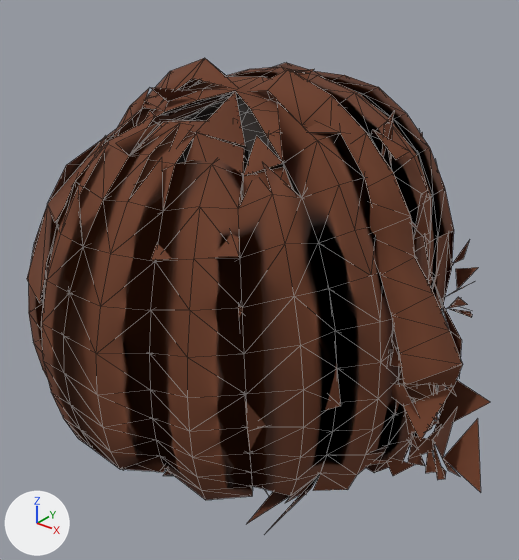
The glTF model art/characters/hair/full/hair_short_tufts.glb, before and after one commit.
Rendered twice from a 50 mm camera at (0.56, -0.735, 1.169) aimed at (-0.008, -0.025, 0.729). The axes (+X, +Y, +Z) are drawn at lower left. The lights are the same throughout. The picture after the commit comes second. Mesh edges are drawn as thin lines. Vertices at exactly the same position are counted once.

Before the edit, the objects in view are built like this:
```python
me_hair_short_tufts = bpy.data.meshes.new('hair_short_tufts')
me_hair_short_tufts.from_pydata(...)  # 1570 vertices, 1729 faces; spans x -0.379..0.372, y -0.357..0.254, z 0.418..1.029
# faces by material slot: [1417, 312]
me_hair_short_tufts.materials.append(mat_m_hair)
me_hair_short_tufts.materials.append(mat_m_haircap)
ob_hair_short_tufts = bpy.data.objects.new('hair_short_tufts', me_hair_short_tufts)
ob_hair_short_tufts.location = (0.0, 0.0, 0.0)
```
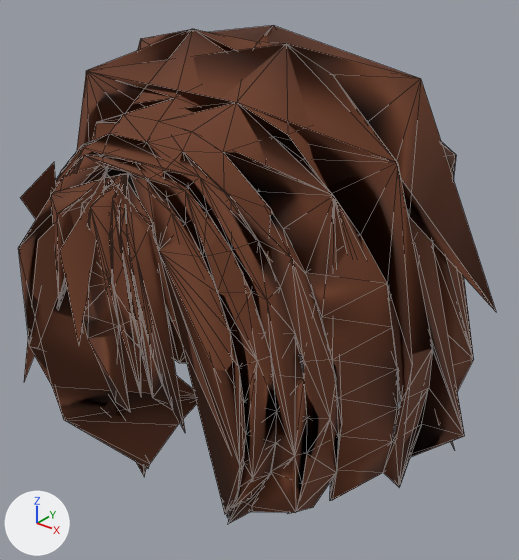
Pixel boxes [x1, y1, x2, y2] of what changed, in the pictures (519 x 560 px; the box of a moved part takes in the faces that stretch with it):
'hair_short_tufts', reshaped
    before: [27, 58, 490, 530]
    after: [18, 25, 496, 524]
part 1 of me_hair_short_tufts, rebuilt (10% wider)
    before: [27, 58, 463, 530]
    after: [18, 25, 496, 524]
part 2 of me_hair_short_tufts, deleted (mostly hidden)
    before: [144, 69, 490, 493]
part 3 of me_hair_short_tufts, moved or reshaped (mostly hidden)
    before: [133, 91, 462, 376]
    after: [20, 163, 455, 451]

Edits to the bpy script that builds the scene:
```text
Change me_hair_short_tufts:
    used by ob_hair_short_tufts; location = (0.0, 0.0, 0.0)
    remove me_hair_short_tufts.from_pydata(...)  # 1570 vertices, 1729 faces; spans x -0.379..0.372, y -0.357..0.254, z 0.418..1.029
    add me_hair_short_tufts.from_pydata(...)  # 846 vertices, 1538 faces; spans x -0.329..0.323, y -0.343..0.332, z 0.443..1.068
    me_hair_short_tufts part 1: the loose piece of 700 vertices spanning x -0.32..0.316, y -0.357..0.191, z 0.462..1.029 is rebuilt with 639 vertices and now spans x -0.329..0.323, y -0.312..0.332, z 0.443..1.068
    me_hair_short_tufts part 2: 169 loose pieces with 691 vertices, spanning x -0.379..0.372, y -0.245..0.254, z 0.418..1.024, are deleted
    me_hair_short_tufts part 3: 178 vertices removed from x -0.217..0.308, y -0.135..0.186, z 0.64..1.002; 206 vertices added at x -0.287..0.296, y -0.343..0.189, z 0.571..1.001
```
